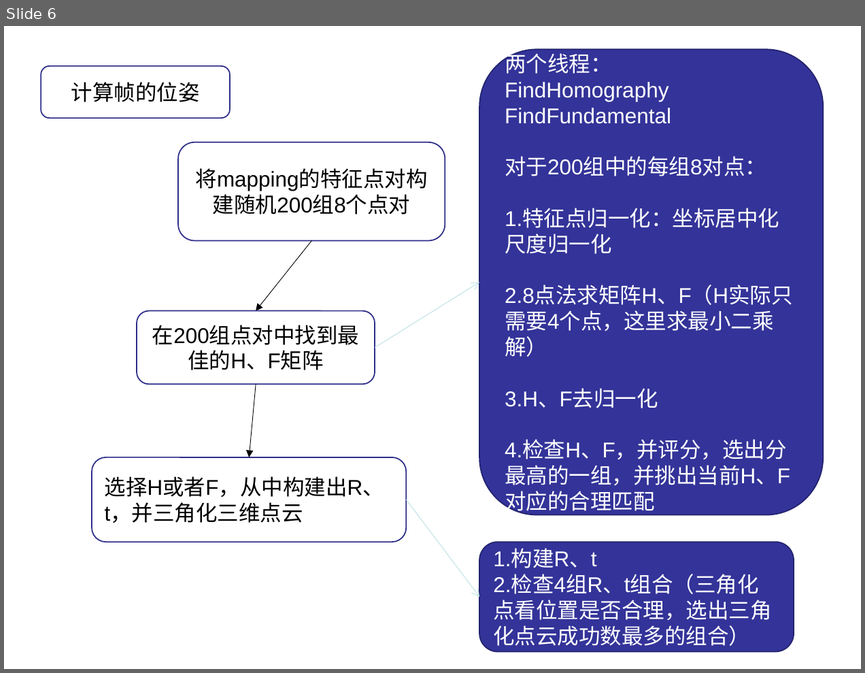
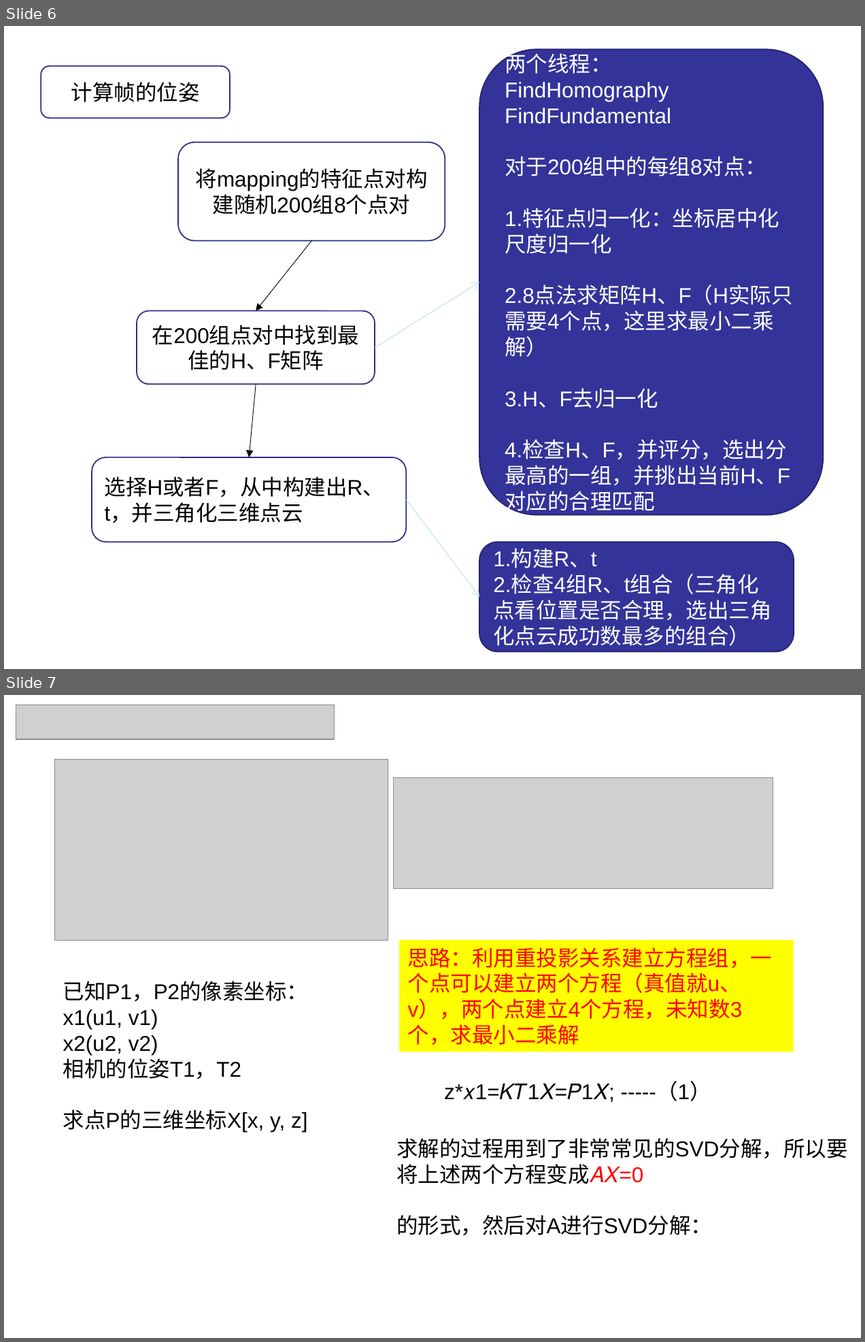
Before and after one commit to YANG1029young/ORBSLAM_NOTE, a slide deck: yang/hahaha.ppt. Shown one above the other, each under a label of ours: slide 6 before the commit, slides 6 and 7 after it. The pictures are 865x673 and 865x1342 pixels, drawn with LibreOffice and Linux fonts; fonts in the diff are those of the drawing; grey boxes stand for pictures. Boxes give left, top, right and bottom in pixels: in the first picture for what was removed or moved away, otherwise in the second. Text is boxed around its words. In the diff, an @@ line names an element or a change of style, - is before the commit and + after.

```diff
--- a/yang/hahaha.ppt
+++ b/yang/hahaha.ppt
@@ slide 7 added at [4,695,861,1338], background #FFFFFF @@
@@ picture added at [16,705,334,739] @@
@@ picture added at [54,759,388,940] @@
@@ picture added at [394,777,773,889] @@
@@ rectangle added at [399,940,793,1051], fill #FFFF00, 18 pt, text #FF0000 @@
+思路：利用重投影关系建立方程组，一个点可以建立两个方程（真值就u、v），两个点建立4个方程，未知数3个，求最小二乘解
@@ text added at [63,981,309,1132], 18 pt, text #000000 @@
+已知P1，P2的像素坐标：
+x1(u1, v1)
+x2(u2, v2)
+相机的位姿T1，T2
+求点P的三维坐标X[x, y, z]
@@ text added at [444,1084,500,1099], 18 pt, text #000000 @@
+z*𝑥1=𝐾𝑇1𝑋=𝑃1𝑋; -----（1）
@@ text added at [396,1138,847,1235], 18 pt, text #000000 @@
+求解的过程用到了非常常见的SVD分解，所以要将上述两个方程变成𝐴𝑋=0
+的形式，然后对A进行SVD分解：
```
Also in this commit, not shown: 2 slides changed, 3 other slides added.
